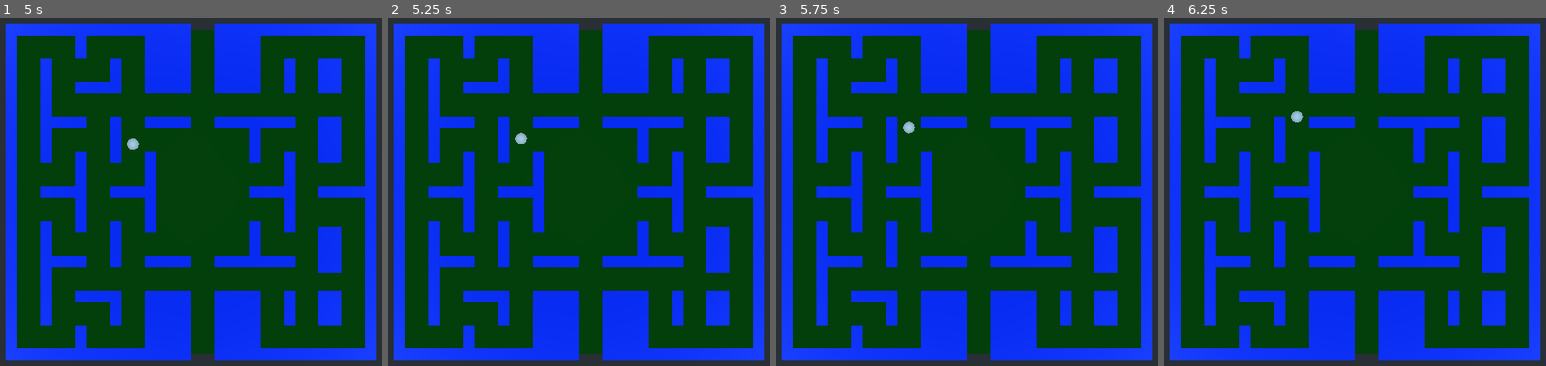
Above: before the commit, frames 1-4 (left to right).
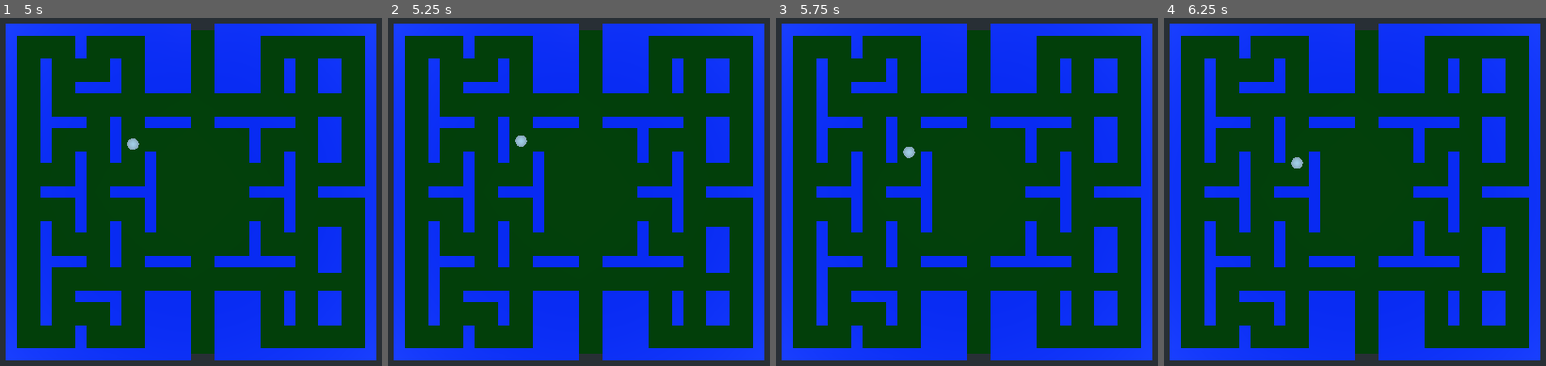
Above: after the commit, the same moments.

Repository: ToBaDi/pacman_3d_first_person
Game: Godot game, scene res://aban/main.tscn
Two runs of this game, one before a commit and one after it. Both use one fixed random seed, a clock stepped at 60 frames per second and the inputs below.
Inputs:
- Up to frame 1 (5 s): tap Enter at 0.5 s; hold Right (right) 0.53-1.28 s; hold Space (start) 0.53-1.28 s; hold Down (back) 1.28-2.03 s; tap Space (start) at 1.35, 2, 2.85, 4.35 s; hold Space (start) 2.03-2.78 s; hold Right (right) 2.03-3.53 s; hold Space (start) 3.53-4.28 s; hold Left (left) from 3.53 s (still down)
- Up to frame 2 (5.25 s): release Left (left) at 5.03 s; hold Down (back) from 5.03 s (still down); hold Space (start) from 5.03 s (still down)
- Up to frame 3 (5.75 s): keep holding Down (back); keep holding Space (start)
- Up to frame 4 (6.25 s): release Down (back) at 5.78 s; release Space (start) at 5.78 s; hold Right (right) from 5.78 s (still down); tap Space (start) at 5.85 s

Frame 1 is identical in both runs. In frame 2, less than 0.1% of the frame differs, in the area x 33-37%, y 32-38%; in frame 3, 0.2%; in frame 4, 0.2%, in the area x 33-37%, y 26-44%.

Commit message:
backward compatable

Diff:
--- a/aban/main.tscn
+++ b/aban/main.tscn
@@ -123,11 +123,18 @@
 			rotate(90)
 		elif event.is_action_pressed(\"right\"):
 			rotate(-90)
+		elif event.is_action_pressed(\"back\"):
+			rotate_back()
+
+
+func rotate_back() -> void:
+	rotate(180)
 
 
 func rotate(dir : int) -> void:
 	data.player_dir = (dir + data.player_dir) % 360
 	data.player.rotation_degrees = Vector3(0, data.player_dir, 0)
+
 "
 
 [sub_resource type="PlaneMesh" id=6]
